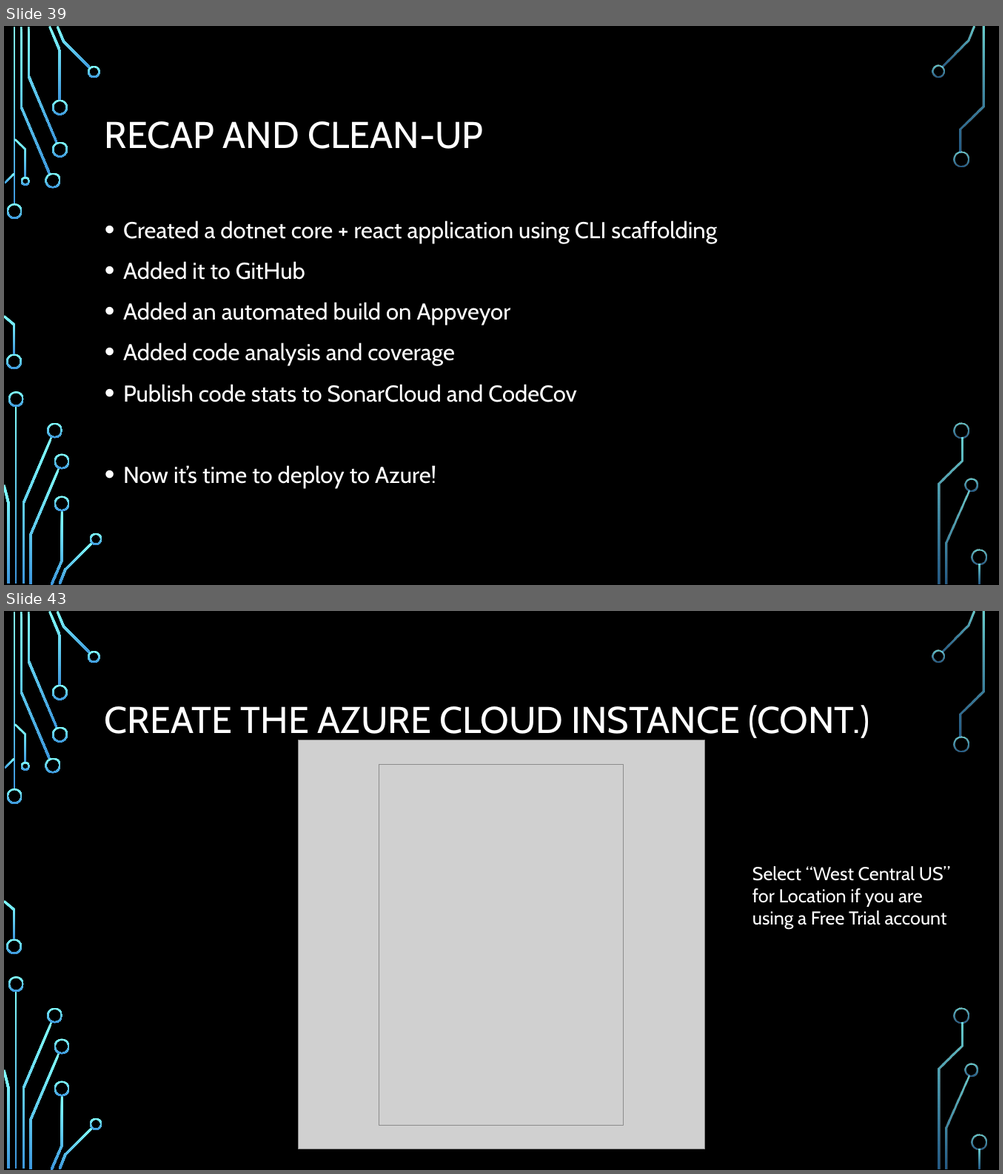
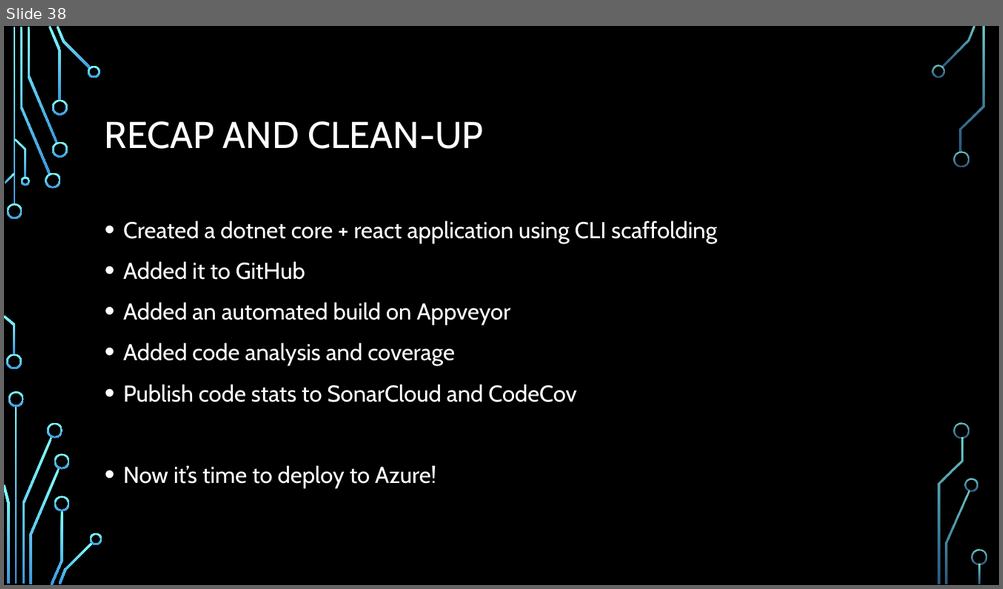
Before and after one commit to CedricAgoda/opensource-ci, a slide deck: Presentation/Full Open-Source CI.pptx. Shown one above the other, each under a label of ours: slides 39 and 43 before the commit, slide 38 after it; the slides between them are not shown. The pictures are 1003x1174 and 1003x589 pixels, drawn with LibreOffice and Linux fonts; fonts in the diff are those of the drawing; grey boxes stand for pictures; background and template pictures are left out. Boxes give left, top, right and bottom in pixels: in the first picture for what was removed or moved away, otherwise in the second. Text is boxed around its words. In the diff, an @@ line names an element or a change of style, - is before the commit and + after.

Commit message:
Improve Azure script and yaml

```diff
--- a/Presentation/Full Open-Source CI.pptx
+++ b/Presentation/Full Open-Source CI.pptx
@@ slide 43 removed at (4,611,999,1170), background picture (left out); not listed: 36 template elements that a slide beside it also shows @@
@@ title removed at (105,705,870,741) @@
-CREATE THE AZURE CLOUD INSTANCE (CONT.)
@@ picture removed at (298,740,704,1150) @@
@@ picture removed at (379,764,623,1125) @@
@@ text removed at (752,866,950,929) @@
-Select “West Central US” for Location if you are using a Free Trial account
@@ what was slide 39 is now slide 38 @@
```
Also in this commit, not shown: 6 slides changed, 5 slides added, 4 other slides removed, 4 other files.
